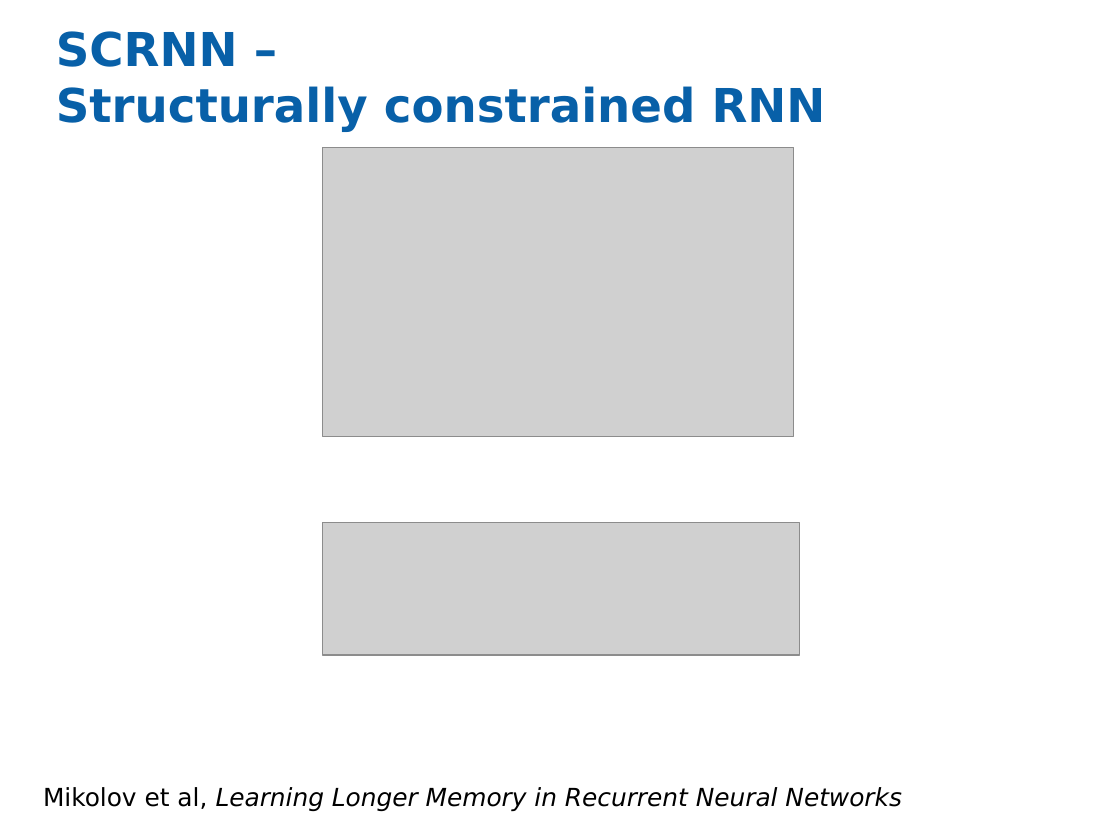
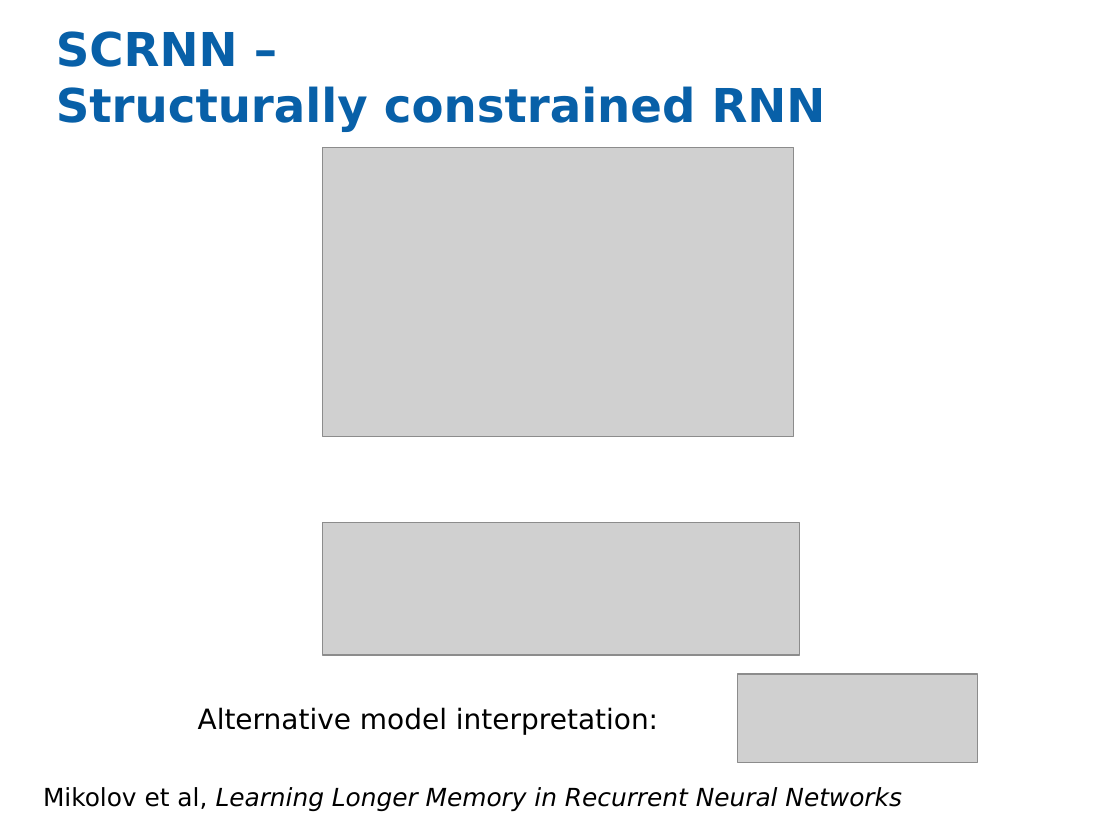
Before and after one commit to eladhoffer/Talks, a slide deck: slide 29 of DL_class2015/Lecture 11 RNN_LSTM.pptx (slide 28 before the commit). Drawn at 1120x840 pixels with LibreOffice and Linux fonts; fonts in the diff are those of the drawing; grey boxes stand for pictures. Boxes give left, top, right and bottom in pixels: in the first picture for what was removed or moved away, otherwise in the second. Text is boxed around its words. In the diff, an @@ line names an element or a change of style, - is before the commit and + after.

```diff
--- a/DL_class2015/Lecture 11 RNN_LSTM.pptx
+++ b/DL_class2015/Lecture 11 RNN_LSTM.pptx
@@ picture added at [737, 674, 978, 763] @@
@@ text added at [198, 707, 658, 735], 18 pt, text #000000 @@
+Alternative model interpretation:
```
Also in this commit, not shown: 6 other slides changed, 2 slides added, 1 slide removed, 1 other file.
